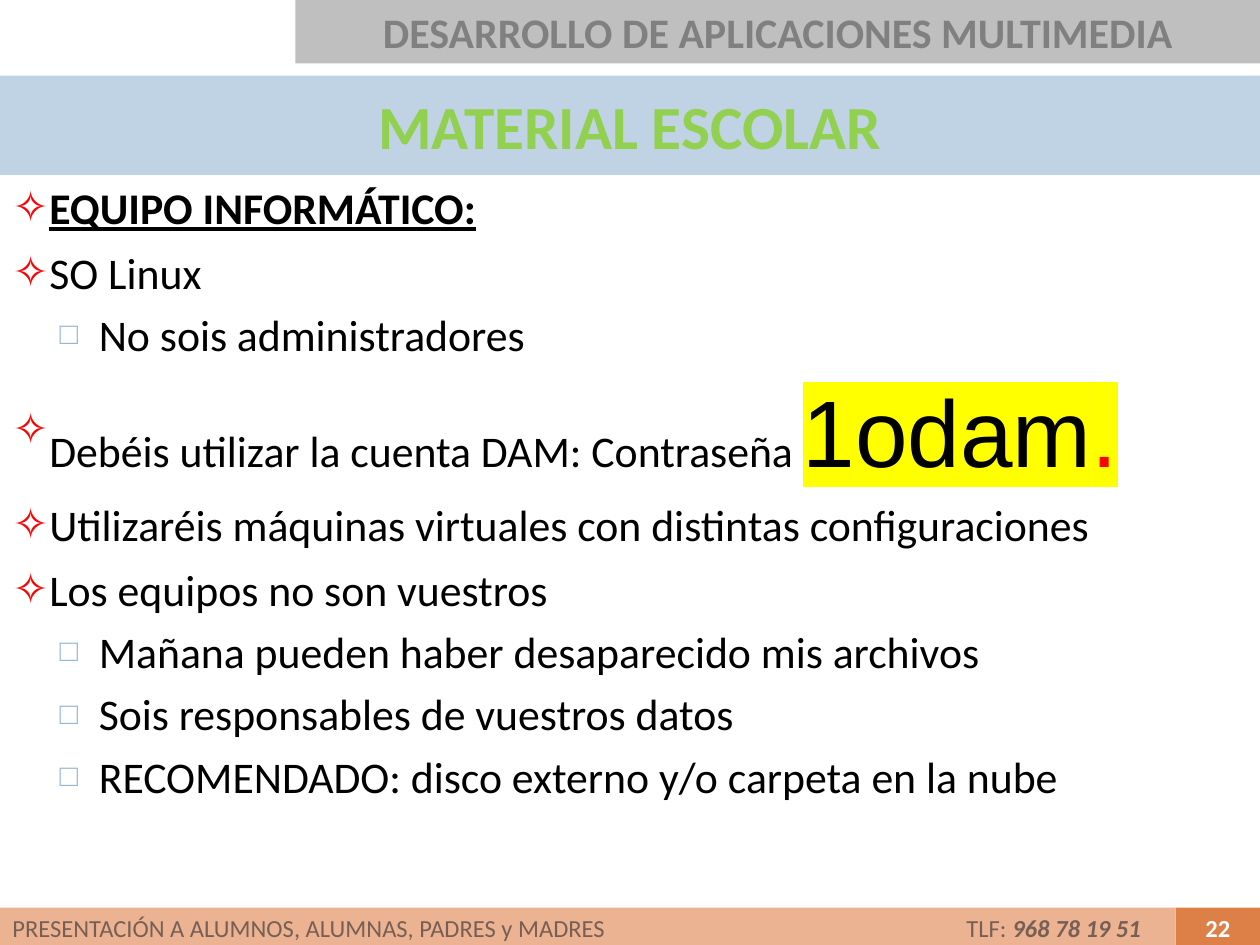
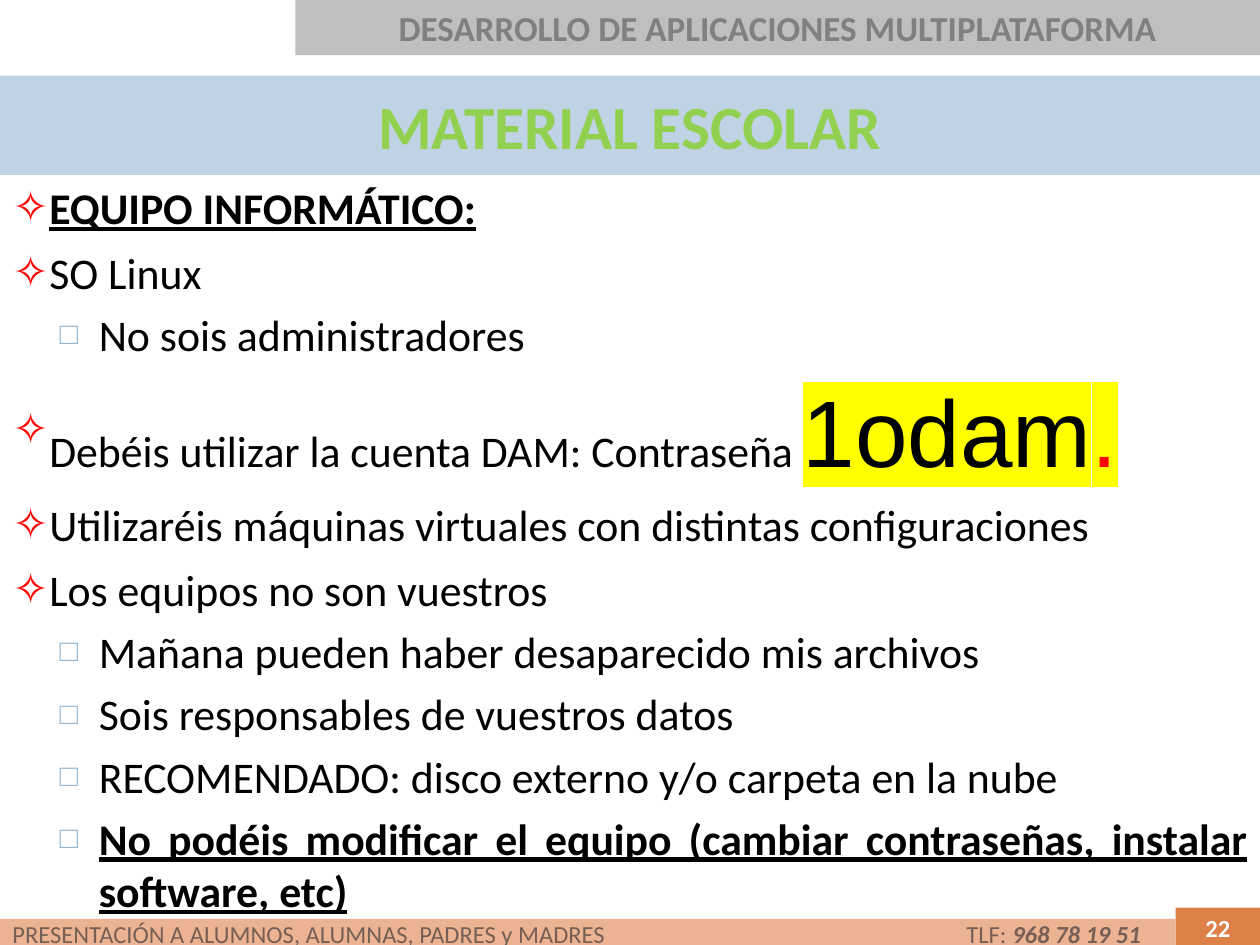
Before and after one commit to miGUITel/ED, a slide deck: slide 22 of 00 PRESENTACIONES compartida alumnos/1DAM PRESENTACIÓN tutoría.pptx. Drawn at 1260x945 pixels with LibreOffice and Linux fonts; fonts in the diff are those of the drawing; background and template pictures are left out. Boxes give left, top, right and bottom in pixels: in the first picture for what was removed or moved away, otherwise in the second. Text is boxed around its words. In the diff, an @@ line names an element or a change of style, - is before the commit and + after.

```diff
--- a/00 PRESENTACIONES compartida alumnos/1DAM PRESENTACIÓN tutoría.pptx
+++ b/00 PRESENTACIONES compartida alumnos/1DAM PRESENTACIÓN tutoría.pptx
@@ rectangle "DESARROLLO DE APLICACIONES MULTIPLATAFORMA": place and size @@
-rectangle "DESARROLLO DE APLICACIONES MULTIPLATAFORMA" at bbox=[295, 0, 1260, 63]
+rectangle "DESARROLLO DE APLICACIONES MULTIPLATAFORMA" at bbox=[295, 0, 1260, 55]
@@ text in rectangle at bbox=[399, 18, 1156, 41]: text changed; size 24 to 20 pt @@
-DESARROLLO DE APLICACIONES MULTIMEDIA
+DESARROLLO DE APLICACIONES MULTIPLATAFORMA
@@ text at bbox=[99, 823, 1247, 914]: paragraph added @@
+  □ No podéis modificar el equipo (cambiar contraseñas, instalar software, etc)
@@ rectangle "PRESENTACIÓN A ALUMNOS, ALUMNAS, PADRES ...": place and size @@
-rectangle "PRESENTACIÓN A ALUMNOS, ALUMNAS, PADRES ..." at bbox=[0, 907, 1176, 945]
+rectangle "PRESENTACIÓN A ALUMNOS, ALUMNAS, PADRES ..." at bbox=[0, 919, 1176, 945]
```
Also in this commit, not shown: 24 other slides changed, 23 other files.
